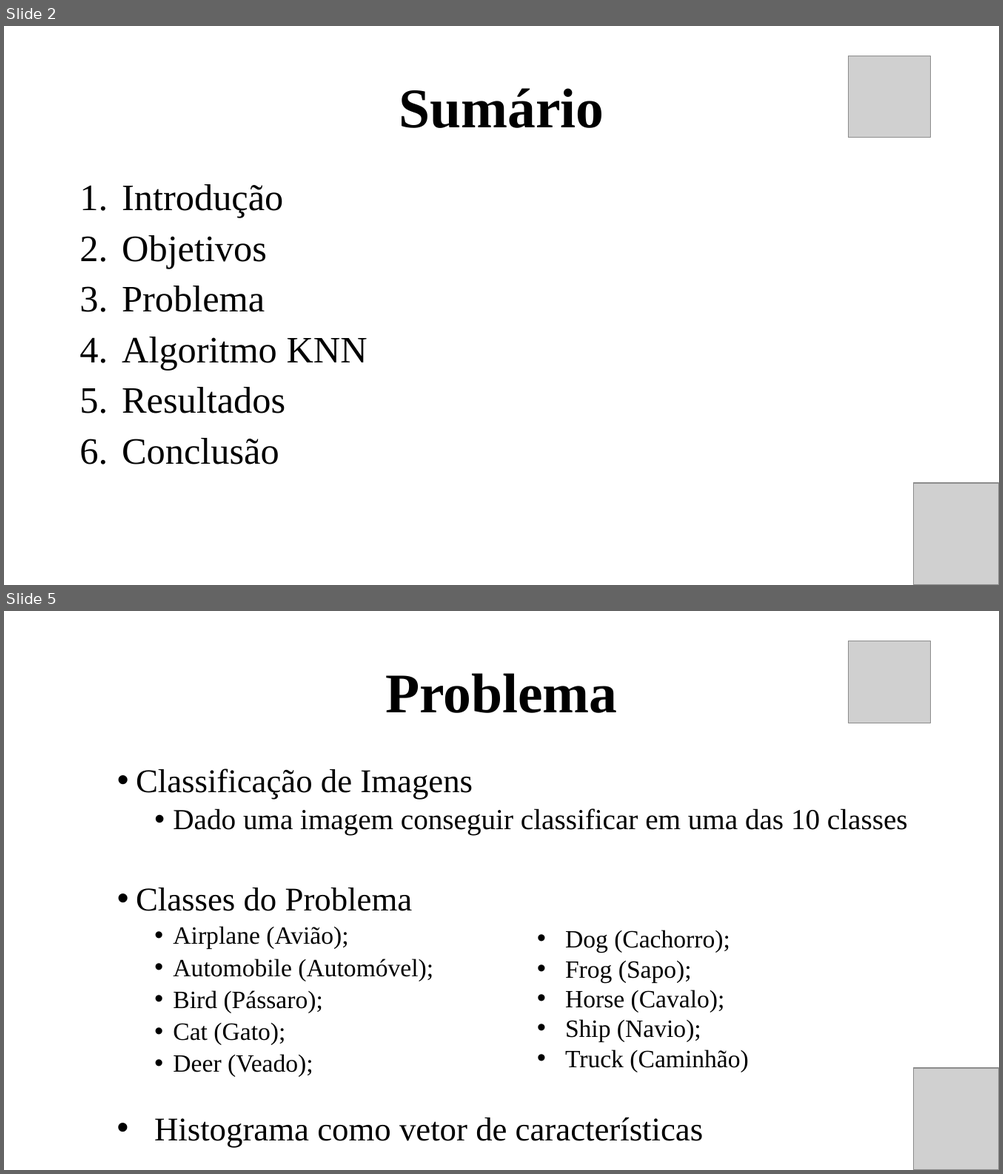
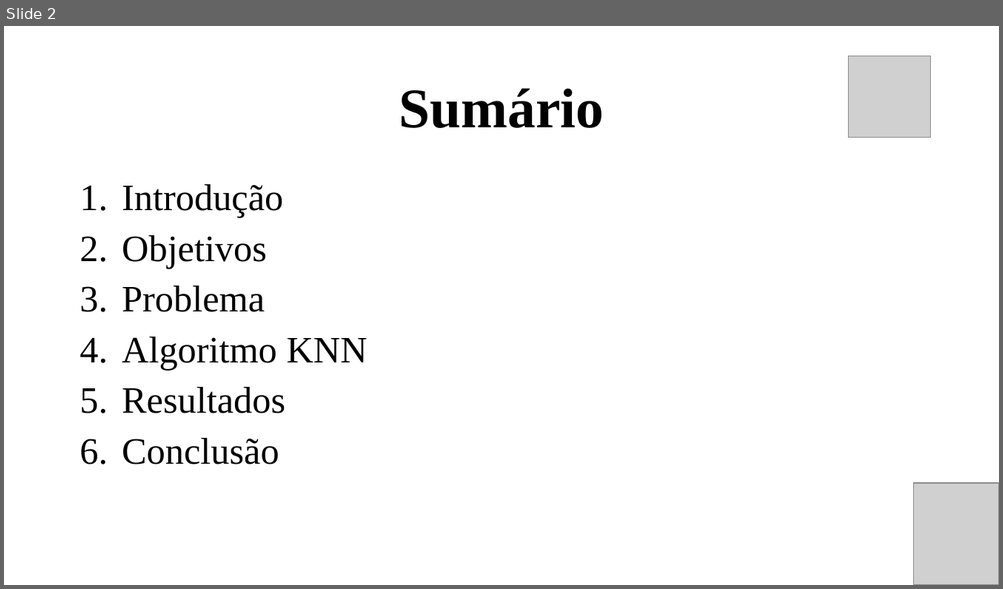
Before and after one commit to RannieryDias/IA_PROJETO, a slide deck: IA_PROJETO/artefatos/Projeto Apresentação.pptx. Shown one above the other, each under a label of ours: slides 2 and 5 before the commit, slide 2 after it; the slides between them are not shown. The pictures are 1003x1174 and 1003x589 pixels, drawn with LibreOffice and Linux fonts; fonts in the diff are those of the drawing; grey boxes stand for pictures. Boxes give left, top, right and bottom in pixels: in the first picture for what was removed or moved away, otherwise in the second. Text is boxed around its words. In the diff, an @@ line names an element or a change of style, - is before the commit and + after.

```diff
--- a/IA_PROJETO/artefatos/Projeto Apresentação.pptx
+++ b/IA_PROJETO/artefatos/Projeto Apresentação.pptx
@@ slide 5 removed at [4, 611, 999, 1170], background #FFFFFF @@
@@ picture removed at [848, 641, 930, 723] @@
@@ title removed at [385, 673, 617, 713] @@
-Problema
@@ text removed at [136, 769, 908, 1077] @@
-  • Classificação de Imagens
-    • Dado uma imagem conseguir classificar em uma das 10 classes
-  • Classes do Problema
-    • Airplane (Avião);
-    • Automobile (Automóvel);
-    • Bird (Pássaro);
-    • Cat (Gato);
-    • Deer (Veado);
@@ text removed at [565, 930, 748, 1072] @@
-    • Dog (Cachorro);
-    • Frog (Sapo);
-    • Horse (Cavalo);
-    • Ship (Navio);
-    • Truck (Caminhão)
@@ picture removed at [913, 1068, 999, 1170] @@
@@ text removed at [154, 1118, 703, 1147] @@
-• Histograma como vetor de características
```
Also in this commit, not shown: 6 slides changed, 7 slides added, 3 other slides removed.
